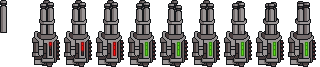
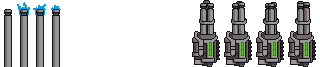
Comparing the layer stacks of the two 320px x 67px images. Changes:
painted on "chain_barrels.png" over [0, 0, 188, 67]
